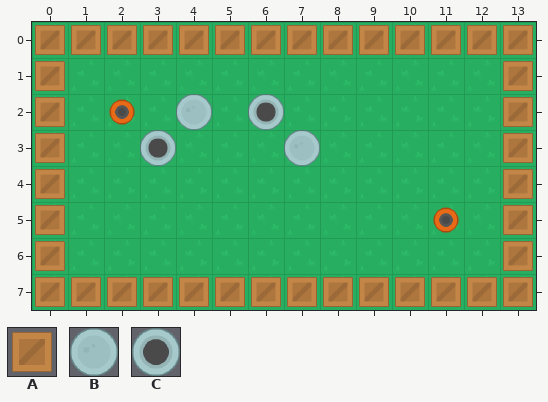
Tiled map (JSON) -- bot-battles/data/maps/map.json. That is the earlier state.
Cells are 64x64 px. Shown: x 0..13, y 0..7.
Key: from "map": A 128, B 358, C 367.
_ is an empty cell.
Objects are placed by their top-left corner, in cells (3,4 is the top-left corner of cell 3,4); size is 1x1 cell unless given.
Layers that did not change in this view are not listed.
Layer "wall" before, first column x 0:
0 AAAAAAAAAAAAAA
1 A____________A
2 A____________A
3 A____________A
4 A____________A
5 A____________A
6 A____________A
7 AAAAAAAAAAAAAA
Objects on layer "healthSpawner" before:
B "healthSpawner1" at 4,2
B "healthSpawner1" at 7,3
Objects on layer "weaponSpawner" before:
C "weaponSpawner2" at 6,2
C "weaponSpawner1" at 3,3
Once edited:
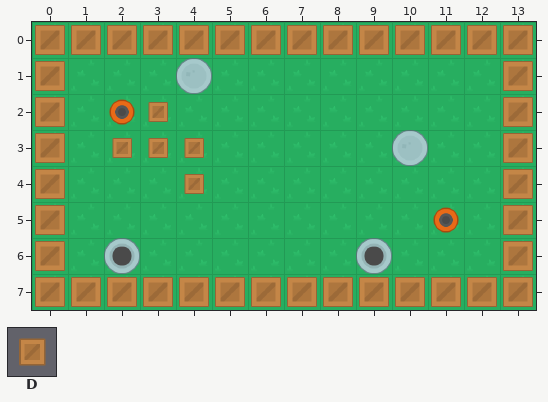
Further tiles: from "map": D 129.
What changed:
Layer "wall":
There is now tile D in row 2 at x 3; in row 3 at x 2 to 4; in row 4 at x 4.
Layer "healthSpawner":
Object B "healthSpawner1" at 4,2 becomes B "healthSpawner1" at 4,1.
Object B "healthSpawner1" at 7,3 becomes B "healthSpawner1" at 10,3.
Layer "weaponSpawner":
Object C "weaponSpawner2" at 6,2 becomes C "weaponSpawner2" at 9,6.
Object C "weaponSpawner1" at 3,3 becomes C "weaponSpawner1" at 2,6.
Pixel boxes of the changes (left, top, right, bottom) in both pictures:
changed: (112, 58, 212, 194)
old place: (248, 94, 320, 166)
new place: (392, 130, 428, 166)
new place: (104, 238, 140, 274)
new place: (356, 238, 392, 274)
